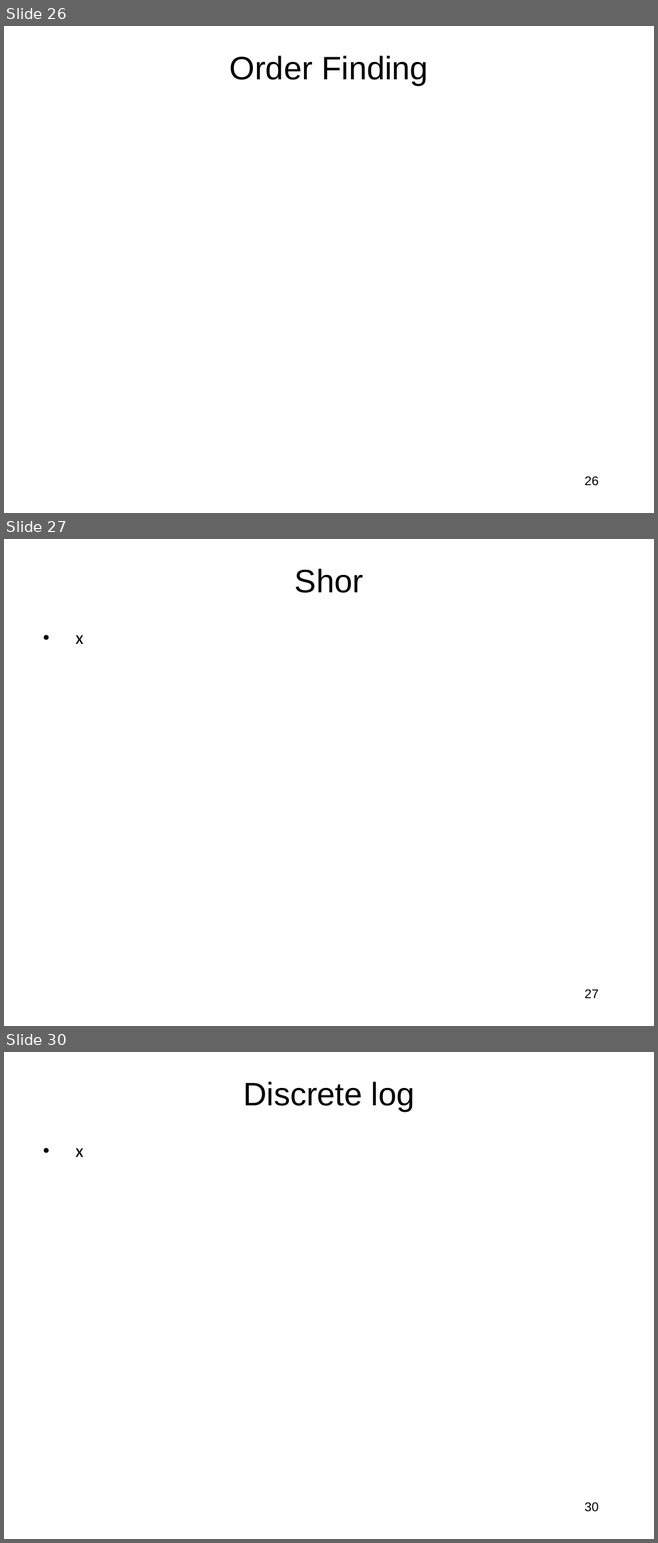
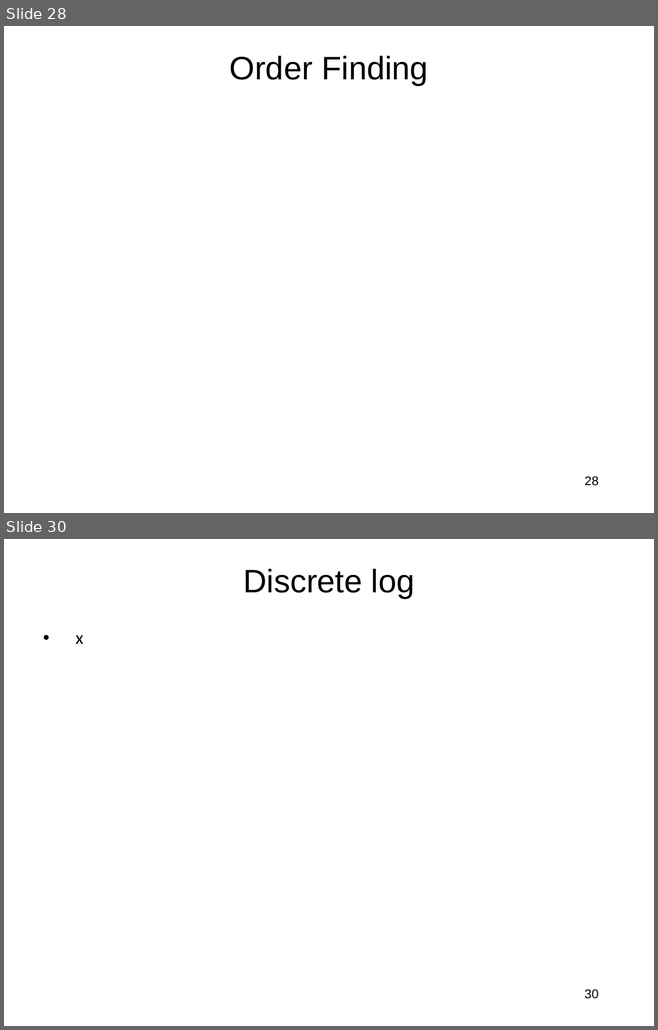
Before and after one commit to jlmucb/class_notes, a slide deck: BerkeleyClass/CS290Spring2013/Lectures/QC.pptx. Shown one above the other, each under a label of ours: slides 26, 27 and 30 before the commit, slides 28 and 30 after it; the slides between them are not shown. The pictures are 658x1543 and 658x1030 pixels, drawn with LibreOffice and Linux fonts; fonts in the diff are those of the drawing; grey boxes stand for pictures. Boxes give left, top, right and bottom in pixels: in the first picture for what was removed or moved away, otherwise in the second. Text is boxed around its words. In the diff, an @@ line names an element or a change of style, - is before the commit and + after.

```diff
--- a/BerkeleyClass/CS290Spring2013/Lectures/QC.pptx
+++ b/BerkeleyClass/CS290Spring2013/Lectures/QC.pptx
@@ slide 27 removed at [4,539,654,1026], background #FFFFFF @@
@@ title removed at [295,569,363,593] @@
-Shor
@@ text removed at [75,635,83,644] @@
-• x
@@ page number removed at [584,989,598,998] @@
-27
@@ what was slide 26 is now slide 28 @@
@@ page number at [584,476,598,486]: text changed @@
-26
+28
```
Also in this commit, not shown: 6 slides changed, 7 slides added, 3 other slides removed.
